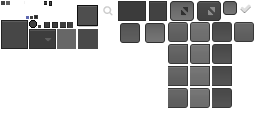
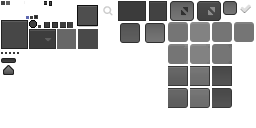
Comparing the layer stacks of the two 256px x 128px images. Changes:
added layer "split_panel_grip" above "rounded_rectangles" over [1, 52, 19, 54]
added group "Slider" with 2 layers above "group_last_button_pressed" over [1, 58, 16, 74]
added layer "slider_thumb" in group "Slider" over [4, 66, 13, 74]
added layer "slider_track" in group "Slider" over [1, 58, 16, 63]
